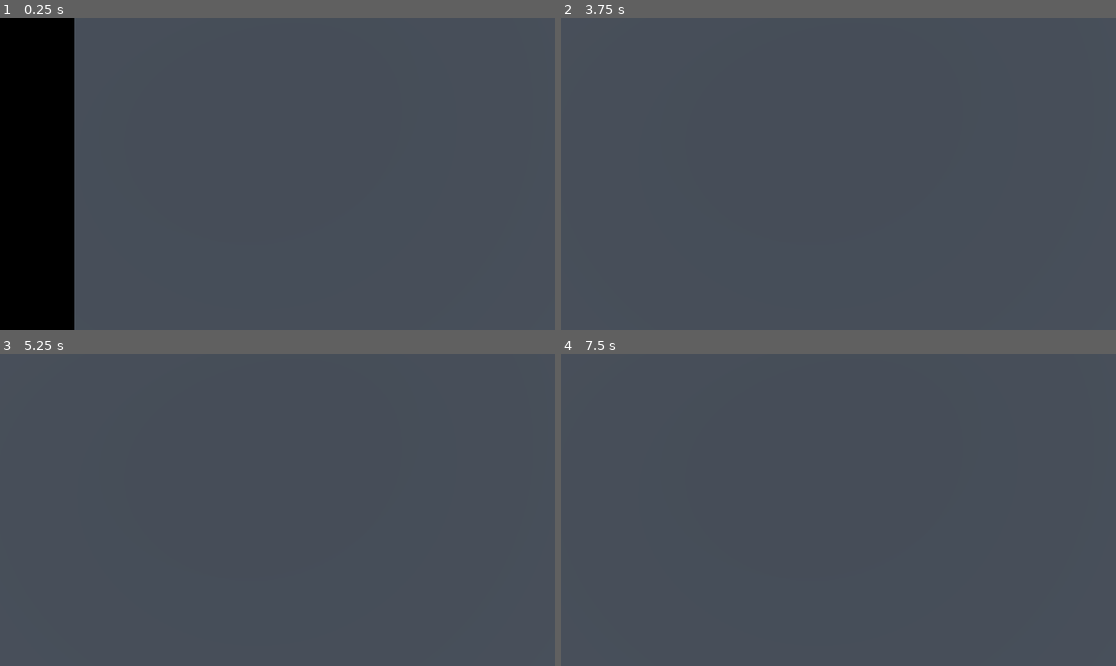
Above: before the commit, frames 1-4 (two rows, left to right).
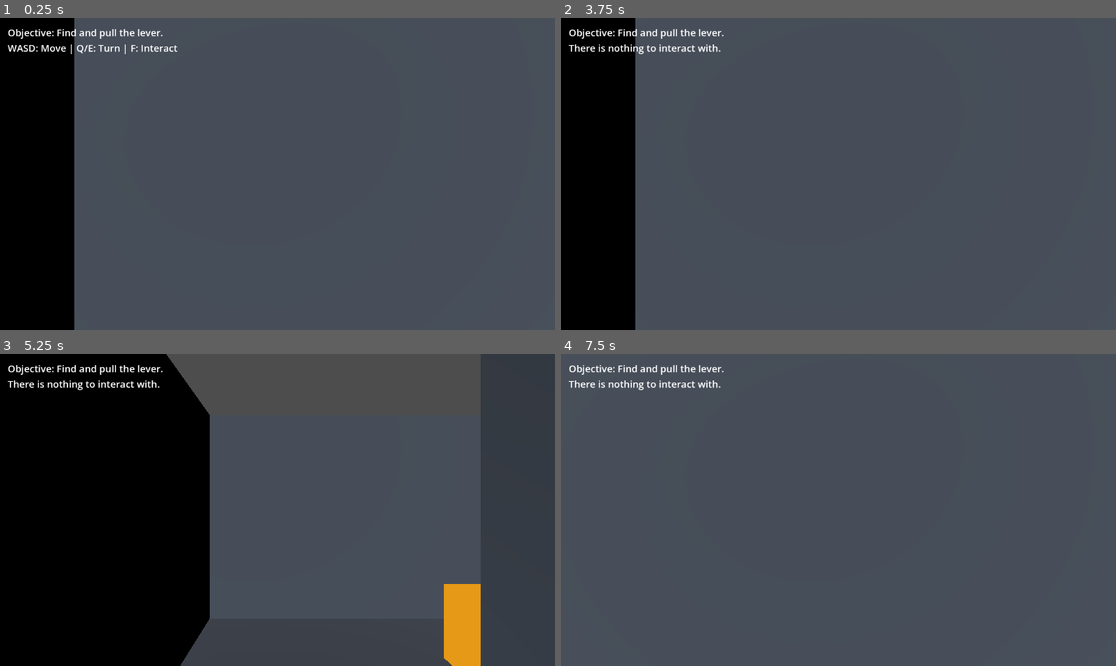
Above: after the commit, the same moments.

Repository: rangasilva/the-hollow-beacon
Game: Godot game, scene res://scenes/main.tscn
Same seed, same stepped clock (60 frames per second), same inputs: the game is played once before the commit and once after it.
Inputs:
- Up to frame 1 (0.25 s): no input
- Up to frame 2 (3.75 s): tap Enter at 0.5, 2, 3.5 s; hold D (strafe_right) 0.53-1.28 s; hold C (begin_combat) 0.53-1.28 s; tap F (interact, bound only after the commit) at 0.8, 1.35, 2.3, 2.85 s; tap Space at 1.25, 2.75 s; hold S (move_backward) 1.28-2.03 s; tap C (begin_combat) at 1.55, 3.05 s; hold D (strafe_right) 2.03-2.78 s; hold C (begin_combat) 2.03-2.78 s; hold W (move_forward) 2.78-3.53 s; hold A (strafe_left) from 3.53 s (still down); hold C (begin_combat) from 3.53 s (still down)
- Up to frame 3 (5.25 s): tap F (interact, bound only after the commit) at 3.8, 4.35 s; tap Space at 4.25 s; release C (begin_combat) at 4.28 s; tap C (begin_combat) at 4.55 s; release A (strafe_left) at 5.03 s; hold S (move_backward) from 5.03 s (still down); hold C (begin_combat) from 5.03 s (still down)
- Up to frame 4 (7.5 s): tap F (interact, bound only after the commit) at 5.3, 5.85, 6.8, 7.35 s; release S (move_backward) at 5.78 s; release C (begin_combat) at 5.78 s; hold D (strafe_right) 5.78-6.53 s; tap C (begin_combat) at 6.05 s; hold W (move_forward) 6.53-7.28 s; hold C (begin_combat) 6.53-7.28 s; hold D (strafe_right) from 7.28 s (still down)

The runs differ from the first frame. In frame 1, 0.6% of the frame differs, in the area x 1-32%, y 3-12%; in frame 2, 14%; in frame 3, 39%, in the area x 0-100%, y 0-100%; in frame 4, 0.6%.

Commit message:
Implement interactive doors beacons levers and dungeon events

Diff:
--- a/project.godot
+++ b/project.godot
@@ -57,6 +57,11 @@
 "events": [Object(InputEventKey,"resource_local_to_scene":false,"resource_name":"","device":-1,"window_id":0,"alt_press …(191 unchanged characters)…
 ]
 }
+interact={
+"deadzone": 0.2,
+"events": [Object(InputEventKey,"resource_local_to_scene":false,"resource_name":"","device":-1,"window_id":0,"alt_pressed":false,"shift_pressed":false,"ctrl_pressed":false,"meta_pressed":false,"pressed":false,"keycode":0,"physical_keycode":70,"key_label":0,"unicode":102,"location":0,"echo":false,"script":null)
+]
+}
 
 [rendering]
 
--- a/scenes/main.tscn
+++ b/scenes/main.tscn
@@ -36,3 +36,27 @@
 transform = Transform3D(1, 0, 0, 0, 1, 0, 0, 0, 1, 0, 1.6, 0)
 current = true
 far = 100.0
+
+[node name="HUD" type="CanvasLayer" parent="." unique_id=109762346]
+
+[node name="MarginContainer" type="MarginContainer" parent="HUD" unique_id=352638969]
+anchors_preset = 10
+anchor_right = 1.0
+grow_horizontal = 2
+theme_override_constants/margin_left = 16
+theme_override_constants/margin_top = 16
+theme_override_constants/margin_right = 16
+theme_override_constants/margin_bottom = 16
+
+[node name="VBoxContainer" type="VBoxContainer" parent="HUD/MarginContainer" unique_id=1537081746]
+layout_mode = 2
+
+[node name="ObjectiveLabel" type="Label" parent="HUD/MarginContainer/VBoxContainer" unique_id=569492059]
+layout_mode = 2
+theme_override_font_sizes/font_size = 20
+text = "Objective: Find a way to restore the beacon."
+
+[node name="FeedbackLabel" type="Label" parent="HUD/MarginContainer/VBoxContainer" unique_id=623575467]
+layout_mode = 2
+theme_override_font_sizes/font_size = 20
+text = "WASD: Move | Q/E: Turn | F: Interact"
--- a/scripts/core/main.gd
+++ b/scripts/core/main.gd
@@ -1,16 +1,42 @@
 
 extends Node
+
+@onready var interaction_manager: HollowInteractionManager = (
+	$InteractionManager
+)
+
+@onready var objective_label: Label = (
+	$HUD/MarginContainer/VBoxContainer/ObjectiveLabel
+)
+
+@onready var feedback_label: Label = (
+	$HUD/MarginContainer/VBoxContainer/FeedbackLabel
+)
 
 
 func _ready() -> void:
 	print("")
 	print("=== THE HOLLOW BEACON ===")
-	print("Step 4: Dungeon exploration")
+	print("Step 5: Interactive dungeon")
 	print("")
 
 	GameState.game_mode_changed.connect(
 		_on_game_mode_changed
 	)
+
+	interaction_manager.interaction_message.connect(
+		_on_interaction_message
+	)
+
+	interaction_manager.state_changed.connect(
+		_update_objective
+	)
+
+	interaction_manager.level_completed.connect(
+		_on_level_completed
+	)
+
+	_update_objective()
 
 
 func _on_game_mode_changed(new_mode: int) -> void:
@@ -18,3 +44,49 @@
 		"Main: Game mode is now ",
 		GameState.GameMode.keys()[new_mode]
 	)
+
+
+func _on_interaction_message(message: String) -> void:
+	feedback_label.text = message
+	print("EVENT: ", message)
+
+
+func _update_objective() -> void:
+	if interaction_manager.is_level_complete:
+		objective_label.text = (
+            "Objective complete!"
+		)
+
+	elif interaction_manager.exit_unlocked:
+		objective_label.text = (
+            "Objective: Reach the glowing exit."
+		)
+
+	elif (
+		HollowInteractionManager.DOOR_ID
+		in interaction_manager.opened_doors
+	):
+		objective_label.text = (
+            "Objective: Activate the magical beacon."
+		)
+
+	elif interaction_manager.lever_pulled:
+		objective_label.text = (
+            "Objective: Open the unlocked door."
+		)
+
+	else:
+		objective_label.text = (
+            "Objective: Find and pull the lever."
+		)
+
+func _on_level_completed() -> void:
+	_update_objective()
+
+	feedback_label.text = (
+        "THE HOLLOW BEACON - DUNGEON COMPLETE!"
+	)
+
+	print("")
+	print("=== DUNGEON COMPLETED ===")
+	print("All Step 5 objectives completed.")
--- a/scripts/dungeon/dungeon_manager.gd
+++ b/scripts/dungeon/dungeon_manager.gd
@@ -57,8 +57,24 @@
 	return DUNGEON_MAP[cell.y].substr(cell.x, 1)
 
 
+
 func is_walkable(cell: Vector2i) -> bool:
-	return get_tile(cell) == "."
+	# First check the static dungeon layout.
+	if get_tile(cell) != ".":
+		return false
+
+	# Next check interactive objects.
+
+	var interaction_manager := (
+		get_node("../InteractionManager")
+		as HollowInteractionManager
+	)
+
+	if interaction_manager.is_cell_blocked(cell):
+		return false
+
+	return true
+
 
 
 func grid_to_world(cell: Vector2i) -> Vector3:
--- a/scripts/dungeon/dungeon_view.gd
+++ b/scripts/dungeon/dungeon_view.gd
@@ -5,13 +5,31 @@
 	$"../DungeonManager"
 )
 
+@onready var interaction_manager: HollowInteractionManager = (
+	$"../InteractionManager"
+)
+
 var wall_material: StandardMaterial3D
 var floor_material: StandardMaterial3D
+
+var lever_mesh: MeshInstance3D
+var door_mesh: MeshInstance3D
+var beacon_mesh: MeshInstance3D
+var exit_mesh: MeshInstance3D
 
 
 func _ready() -> void:
 	create_materials()
 	build_dungeon()
+	create_interactive_objects()
+
+	interaction_manager.state_changed.connect(
+		refresh_interactive_objects
+	)
+
+	refresh_interactive_objects()
+
+	print("Interactive dungeon generated")
 
 
 func create_materials() -> void:
@@ -38,11 +56,9 @@
 			if dungeon_manager.get_tile(cell) == "#":
 				create_wall(cell)
 
-	print("3D dungeon geometry generated")
-
 
 func create_floor(cell: Vector2i) -> void:
-	var floor_mesh := MeshInstance3D.new()
+	var mesh := MeshInstance3D.new()
 	var box := BoxMesh.new()
 
 	box.size = Vector3(
@@ -51,19 +67,19 @@
 		HollowDungeonManager.CELL_SIZE
 	)
 
-	floor_mesh.mesh = box
-	floor_mesh.material_override = floor_material
+	mesh.mesh = box
+	mesh.material_override = floor_material
 
-	floor_mesh.position = (
+	mesh.position = (
 		dungeon_manager.grid_to_world(cell)
 		+ Vector3(0, -0.1, 0)
 	)
 
-	add_child(floor_mesh)
+	add_child(mesh)
 
 
 func create_wall(cell: Vector2i) -> void:
-	var wall_mesh := MeshInstance3D.new()
+	var mesh := MeshInstance3D.new()
 	var box := BoxMesh.new()
 
 	box.size = Vector3(
@@ -72,12 +88,111 @@
 		HollowDungeonManager.CELL_SIZE
 	)
 
-	wall_mesh.mesh = box
-	wall_mesh.material_override = wall_material
+	mesh.mesh = box
+	mesh.material_override = wall_material
 
-	wall_mesh.position = (
+	mesh.position = (
 		dungeon_manager.grid_to_world(cell)
 		+ Vector3(0, 1.5, 0)
 	)
 
-	add_child(wall_mesh)
+	add_child(mesh)
+
+
+func create_interactive_objects() -> void:
+	lever_mesh = create_marker(
+		HollowInteractionManager.LEVER_CELL,
+		Vector3(0.4, 0.8, 0.4),
+		0.4,
+		Color(0.9, 0.6, 0.1)
+	)
+
+	door_mesh = create_marker(
+		HollowInteractionManager.DOOR_CELL,
+		Vector3(0.25, 2.5, 1.8),
+		1.25,
+		Color(0.55, 0.2, 0.15)
+	)
+
+	beacon_mesh = create_marker(
+		HollowInteractionManager.BEACON_CELL,
+		Vector3(0.6, 1.2, 0.6),
+		0.6,
+		Color(0.1, 0.35, 0.5)
+	)
+
+	exit_mesh = create_marker(
+		HollowInteractionManager.EXIT_CELL,
+		Vector3(1.5, 0.08, 1.5),
+		0.05,
+		Color(0.4, 0.1, 0.1)
+	)
+
+
+func create_marker(
+	cell: Vector2i,
+	mesh_size: Vector3,
+	height: float,
+	color: Color
+) -> MeshInstance3D:
+	var marker := MeshInstance3D.new()
+	var box := BoxMesh.new()
+
+	box.size = mesh_size
+	marker.mesh = box
+
+	var material := StandardMaterial3D.new()
+	material.albedo_color = color
+	material.shading_mode = (
+		BaseMaterial3D.SHADING_MODE_UNSHADED
+	)
+
+	marker.material_override = material
+
+	marker.position = (
+		dungeon_manager.grid_to_world(cell)
+		+ Vector3(0, height, 0)
+	)
+
+	add_child(marker)
+
+	return marker
+
+
+func refresh_interactive_objects() -> void:
+	door_mesh.visible = (
+		HollowInteractionManager.DOOR_ID
+		not in interaction_manager.opened_doors
+	)
+
+	if interaction_manager.lever_pulled:
+		set_marker_color(
+			lever_mesh,
+			Color(0.3, 0.8, 0.2)
+		)
+
+	if (
+		HollowInteractionManager.BEACON_ID
+		in interaction_manager.activated_beacons
+	):
+		set_marker_color(
+			beacon_mesh,
+			Color(0.1, 0.95, 1.0)
+		)
+
+	if interaction_manager.exit_unlocked:
+		set_marker_color(
+			exit_mesh,
+			Color(0.1, 0.9, 0.3)
+		)
+
+
+func set_marker_color(
+	marker: MeshInstance3D,
+	color: Color
+) -> void:
+	var material := (
+		marker.material_override as StandardMaterial3D
+	)
+
+	material.albedo_color = color
--- a/scripts/dungeon/grid_player.gd
+++ b/scripts/dungeon/grid_player.gd
@@ -13,6 +13,10 @@
 
 @onready var dungeon_manager: HollowDungeonManager = (
 	$"../DungeonManager"
+)
+
+@onready var interaction_manager: HollowInteractionManager = (
+	$"../InteractionManager"
 )
 
 var grid_position: Vector2i
@@ -35,23 +39,15 @@
 
 
 func _unhandled_input(event: InputEvent) -> void:
-	# Do not accept repeat events from held keys.
-	if event is InputEventKey and event.echo:
+	if event is InputEventKey and event.is_echo():
 		return
 
-	# Allow C to toggle combat state
-	if event.is_action_pressed("begin_combat"):
-		if GameState.current_mode == GameState.GameMode.EXPLORATION:
-			GameState.start_combat()
-		elif GameState.current_mode == GameState.GameMode.COMBAT:
-			GameState.end_combat()
-		return
-
-	# Only allow exploration controls during exploration.
 	if GameState.current_mode != GameState.GameMode.EXPLORATION:
 		return
 
-	# Prevent overlapping movement animations.
+	if interaction_manager.is_level_complete:
+		return
+
 	if is_moving:
 		return
 
@@ -65,12 +61,14 @@
 
 	elif event.is_action_pressed("strafe_left"):
 		var left_direction := (facing + 3) % 4
+
 		move_in_direction(
 			DIRECTIONS[left_direction]
 		)
 
 	elif event.is_action_pressed("strafe_right"):
 		var right_direction := (facing + 1) % 4
+
 		move_in_direction(
 			DIRECTIONS[right_direction]
 		)
@@ -81,11 +79,21 @@
 	elif event.is_action_pressed("turn_right"):
 		turn_player(1)
 
+	elif event.is_action_pressed("interact"):
+		interact_with_front_cell()
+
+
+func interact_with_front_cell() -> void:
+	var target_cell := (
+		grid_position + DIRECTIONS[facing]
+	)
+
+	interaction_manager.try_interact(target_cell)
+
 
 func move_in_direction(direction: Vector2i) -> void:
 	var destination := grid_position + direction
 
-	# Prevent entering walls or going outside the map.
 	if not dungeon_manager.is_walkable(destination):
 		print("Movement blocked at: ", destination)
 		return
@@ -99,8 +107,8 @@
 		facing
 	)
 
-	var target_position := dungeon_manager.grid_to_world(
-		destination
+	var target_position := (
+		dungeon_manager.grid_to_world(destination)
 	)
 
 	var tween := create_tween()
@@ -110,13 +118,20 @@
 		"position",
 		target_position,
 		move_duration
-	).set_trans(Tween.TRANS_SINE).set_ease(
+	).set_trans(
+		Tween.TRANS_SINE
+	).set_ease(
 		Tween.EASE_IN_OUT
 	)
 
 	await tween.finished
 
 	is_moving = false
+
+	# Trigger any event associated with this tile.
+	interaction_manager.on_player_entered_cell(
+		grid_position
+	)
 
 
 func turn_player(direction: int) -> void:
@@ -143,7 +158,9 @@
 		"rotation:y",
 		target_rotation,
 		turn_duration
-	).set_trans(Tween.TRANS_SINE).set_ease(
+	).set_trans(
+		Tween.TRANS_SINE
+	).set_ease(
 		Tween.EASE_IN_OUT
 	)
 
--- a/scripts/dungeon/interaction_manager.gd
+++ b/scripts/dungeon/interaction_manager.gd
@@ -1,8 +1,31 @@
 
+class_name HollowInteractionManager
 extends Node
+
+# Object positions in the logical grid.
+const LEVER_CELL := Vector2i(2, 1)
+const DOOR_CELL := Vector2i(3, 1)
+const BEACON_CELL := Vector2i(4, 1)
+const EXIT_CELL := Vector2i(5, 1)
+const EVENT_CELL := Vector2i(1, 2)
+
+const LEVER_ID := "lever_001"
+const DOOR_ID := "door_001"
+const BEACON_ID := "beacon_001"
+
+# State.
+var lever_pulled: bool = false
+var exit_unlocked: bool = false
+var is_level_complete: bool = false
 
 var activated_beacons: Array[String] = []
 var opened_doors: Array[String] = []
+var triggered_events: Array[String] = []
+
+# Signals used by the HUD and renderer.
+signal state_changed
+signal interaction_message(message: String)
+signal level_completed
 
 
 func _ready() -> void:
@@ -17,11 +40,115 @@
 	print("InteractionManager initialized")
 
 
+func try_interact(target_cell: Vector2i) -> void:
+	if is_level_complete:
+		return
+
+	if target_cell == LEVER_CELL:
+		interact_with_lever()
+		return
+
+	if target_cell == DOOR_CELL:
+		interact_with_door()
+		return
+
+	if target_cell == BEACON_CELL:
+		interact_with_beacon()
+		return
+
+	interaction_message.emit(
+        "There is nothing to interact with."
+	)
+
+
+func interact_with_lever() -> void:
+	if lever_pulled:
+		interaction_message.emit(
+            "The lever has already been pulled."
+		)
+		return
+
+	lever_pulled = true
+
+	interaction_message.emit(
+        "You pull the lever. A door unlocks!"
+	)
+
+	state_changed.emit()
+
+
+func interact_with_door() -> void:
+	if DOOR_ID in opened_doors:
+		interaction_message.emit(
+            "The door is already open."
+		)
+		return
+
+	if not lever_pulled:
+		interaction_message.emit(
+            "The door is locked. Find a mechanism."
+		)
+		return
+
+	GameState.open_door(DOOR_ID)
+
+	interaction_message.emit(
+        "The iron door swings open."
+	)
+
+
+func interact_with_beacon() -> void:
+	if BEACON_ID in activated_beacons:
+		interaction_message.emit(
+            "The beacon is already active."
+		)
+		return
+
+	GameState.activate_beacon(BEACON_ID)
+
+	interaction_message.emit(
+        "The beacon shines! The exit is unlocked."
+	)
+
+
+func is_cell_blocked(cell: Vector2i) -> bool:
+	if cell == DOOR_CELL:
+		return DOOR_ID not in opened_doors
+
+	if cell == EXIT_CELL:
+		return not exit_unlocked
+
+	return false
+
+
+func on_player_entered_cell(cell: Vector2i) -> void:
+	if is_level_complete:
+		return
+
+	# One-time environmental event.
+	if cell == EVENT_CELL:
+		if "cold_draft_001" not in triggered_events:
+			triggered_events.append("cold_draft_001")
+
+			interaction_message.emit(
+                "A cold draft passes through the corridor."
+			)
+
+	# Exit trigger.
+	if cell == EXIT_CELL and exit_unlocked:
+		is_level_complete = true
+		level_completed.emit()
+
+
 func _on_beacon_activated(beacon_id: String) -> void:
 	if beacon_id not in activated_beacons:
 		activated_beacons.append(beacon_id)
 
+	if beacon_id == BEACON_ID:
+		exit_unlocked = true
+
 	print("Beacon activated: ", beacon_id)
+	state_changed.emit()
 
 
 func _on_door_opened(door_id: String) -> void:
@@ -29,3 +156,4 @@
 		opened_doors.append(door_id)
 
 	print("Door opened: ", door_id)
+	state_changed.emit()
